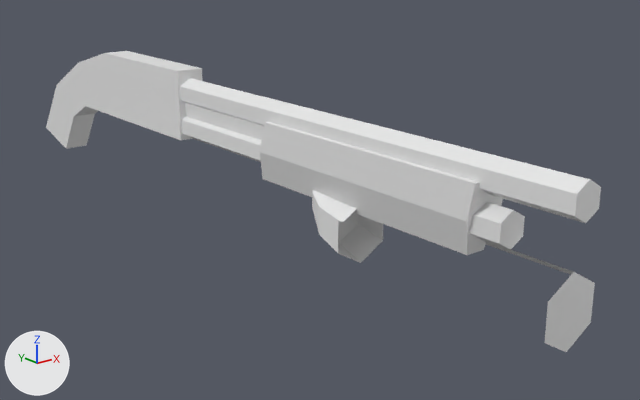
One commit to the OBJ model models/weapons/pump_shotgun.obj: the scene before it, then after it.
Both versions are drawn from a 50 mm camera at (-0.802, -1.222, 0.424) aimed at (0.114, -0.076, -0.034). The axes (+X, +Y, +Z) are drawn at lower left. The lights are the same throughout. Where no turn or scale is listed for an object, it has been applied to the vertices.

The first picture shows 'GrenadeLauncher', 'Pump', 'Shotgun'.
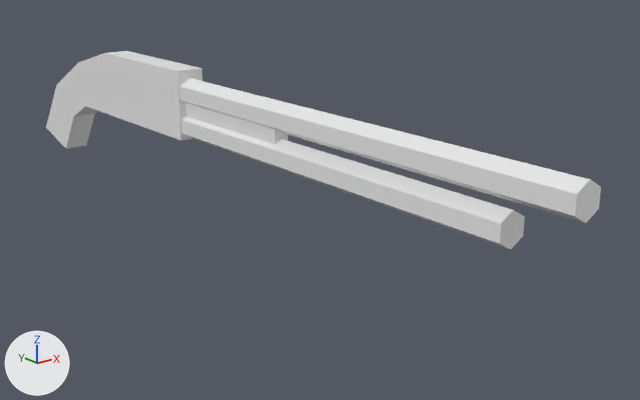
Where the change shows, as pixel boxes (x1, y1, x2, y2) in the pictures (640 x 400 px):
'Pump', deleted
    before: (260, 122, 503, 255)
'GrenadeLauncher', deleted
    before: (312, 190, 595, 352)

The edits, one by one:
Object 'GrenadeLauncher' (ob_grenadelauncher) is deleted.
Object 'Pump' (ob_pump) is deleted.
